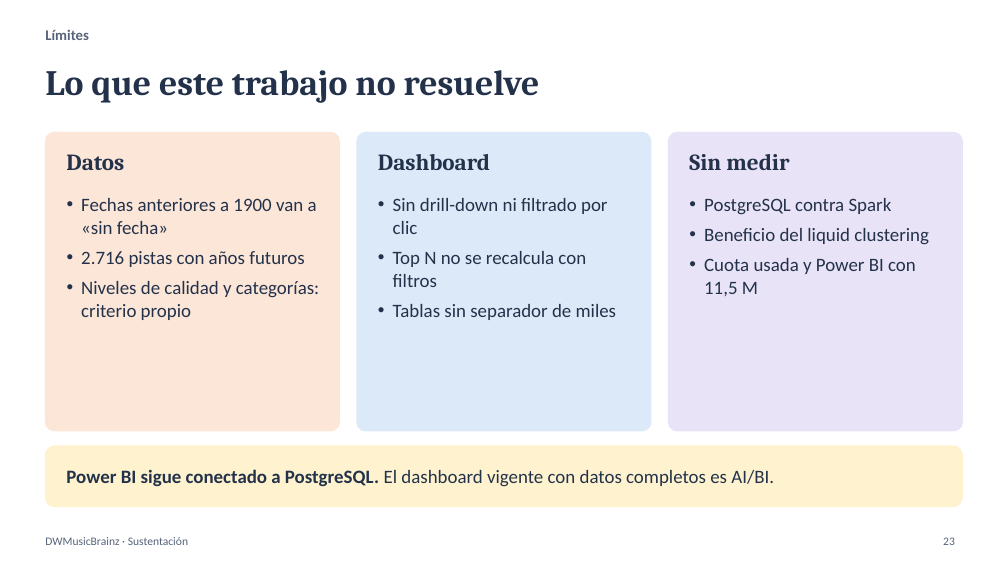
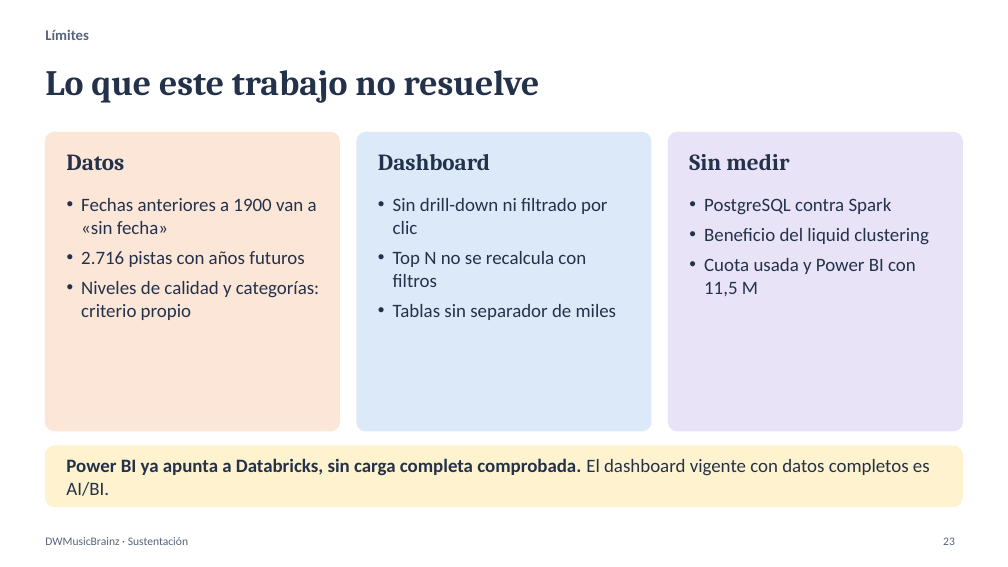
Before and after one commit to srusso1/DWH-MusicBrainz, a slide deck: slide 23 of docs/DWMusicBrainz_Sustentacion_v4.pptx. Drawn at 1008x567 pixels with LibreOffice and Linux fonts; fonts in the diff are those of the drawing. Boxes give left, top, right and bottom in pixels: in the first picture for what was removed or moved away, otherwise in the second. Text is boxed around its words. In the diff, an @@ line names an element or a change of style, - is before the commit and + after.

Commit message:
docs: actualizar estado de Power BI en presentacion y documentacion

```diff
--- a/docs/DWMusicBrainz_Sustentacion_v4.pptx
+++ b/docs/DWMusicBrainz_Sustentacion_v4.pptx
@@ text at (x1=66, y1=458, x2=930, y2=496): text changed; bold on @@
-Power BI sigue conectado a PostgreSQL. El dashboard vigente con datos completos es AI/BI.
+Power BI ya apunta a Databricks, sin carga completa comprobada. El dashboard vigente con datos completos es AI/BI.
```
Also in this commit, not shown: 1 other slide changed, 5 other files.
